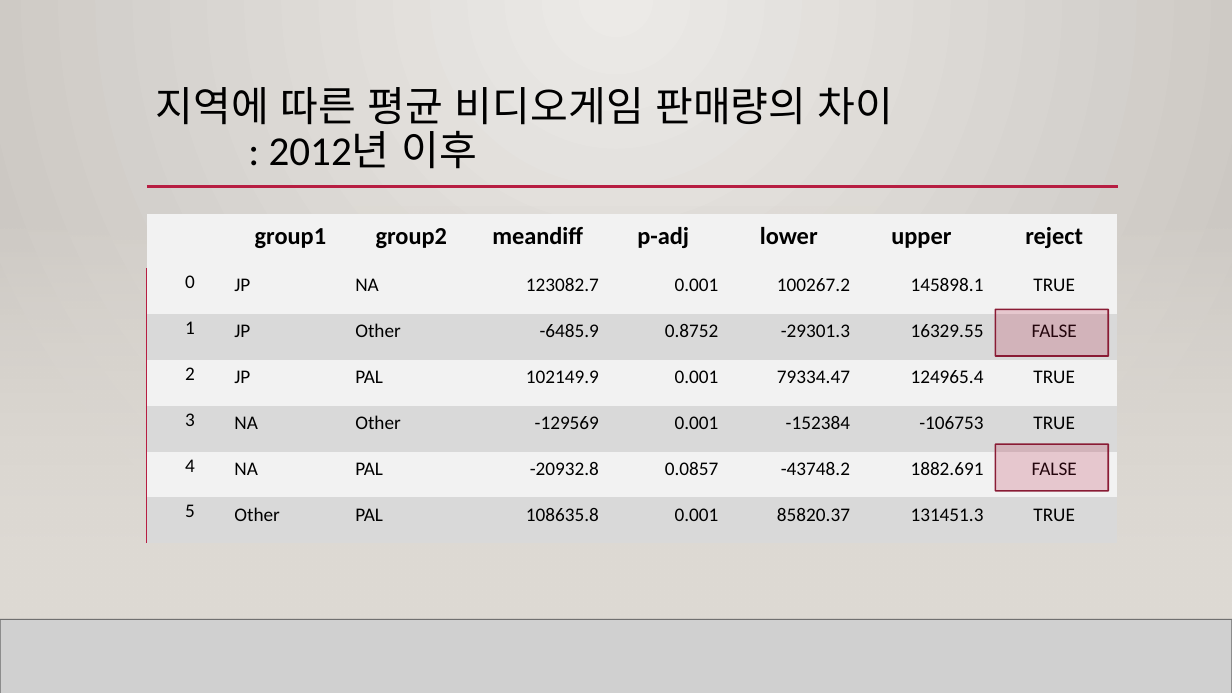
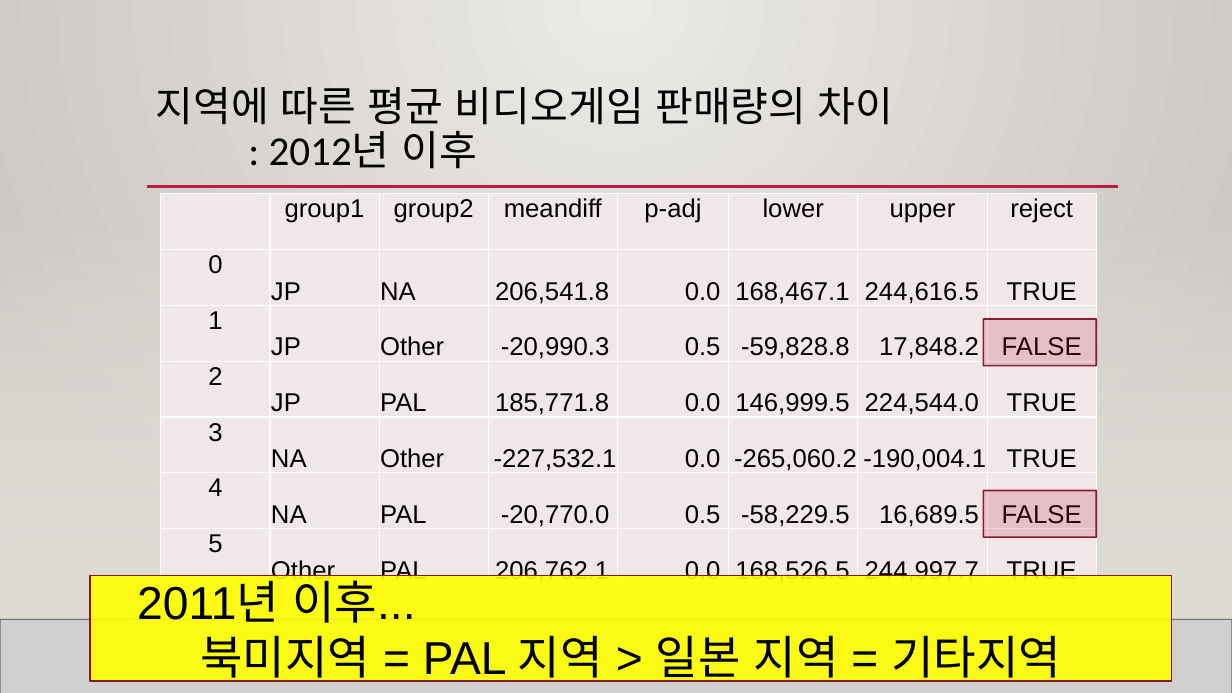
Before and after one commit to leeyeonjun85/AIB_Section_1_Project, a slide deck: slide 12 of Video Game Trend.pptx (slide 23 before the commit). Drawn at 1232x693 pixels with LibreOffice and Linux fonts; fonts in the diff are those of the drawing; grey boxes stand for pictures; background and template pictures are left out. Boxes give left, top, right and bottom in pixels: in the first picture for what was removed or moved away, otherwise in the second. Text is boxed around its words. In the diff, an @@ line names an element or a change of style, - is before the commit and + after.

```diff
--- a/Video Game Trend.pptx
+++ b/Video Game Trend.pptx
@@ table at [161, 194, 1096, 589] @@
-row 2: 0 | JP | NA | 123082.7 | 0.001 | 100267.2 | 145898.1 | TRUE
+row 2: 0 | JP | NA | 206,541.8 | 0.0 | 168,467.1 | 244,616.5 | TRUE
-row 3: 1 | JP | Other | -6485.9 | 0.8752 | -29301.3 | 16329.55 | FALSE
+row 3: 1 | JP | Other | -20,990.3 | 0.5 | -59,828.8 | 17,848.2 | FALSE
-row 4: 2 | JP | PAL | 102149.9 | 0.001 | 79334.47 | 124965.4 | TRUE
+row 4: 2 | JP | PAL | 185,771.8 | 0.0 | 146,999.5 | 224,544.0 | TRUE
-row 5: 3 | NA | Other | -129569 | 0.001 | -152384 | -106753 | TRUE
+row 5: 3 | NA | Other | -227,532.1 | 0.0 | -265,060.2 | -190,004.1 | TRUE
-row 6: 4 | NA | PAL | -20932.8 | 0.0857 | -43748.2 | 1882.691 | FALSE
+row 6: 4 | NA | PAL | -20,770.0 | 0.5 | -58,229.5 | 16,689.5 | FALSE
-row 7: 5 | Other | PAL | 108635.8 | 0.001 | 85820.37 | 131451.3 | TRUE
+row 7: 5 | Other | PAL | 206,762.1 | 0.0 | 168,526.5 | 244,997.7 | TRUE
@@ fill #F2F2F2 to #F3E8E9 in 32 cells @@
@@ fill #D9D9D9 to #F3E8E9 in 24 cells @@
@@ size 19 to 20 pt, bold off in "group1", "group2", "meandiff", "p-adj" and 3 more places @@
@@ font Calibri to Arial in "group1", "group2", "meandiff", "p-adj" and 27 more places @@
@@ size 15 to 20 pt in "0", "JP", "NA", "TRUE" and 20 more places @@
@@ borders changed @@
@@ table: place and size @@
-table at [147, 213, 1118, 543]
+table at [161, 194, 1096, 589]
@@ rectangle: place and size @@
-rectangle at [995, 310, 1108, 357]
+rectangle at [983, 319, 1096, 366]
@@ rectangle: place and size @@
-rectangle at [995, 445, 1108, 492]
+rectangle at [983, 491, 1096, 538]
@@ rectangle added at [90, 576, 1172, 681], fill #FFFF00 at 90% opacity, outline #871631 1.25 pt, 36 pt, text #000000 @@
+2011년 이후...
+북미지역 = PAL 지역 > 일본 지역 = 기타지역
```
Also in this commit, not shown: 20 other slides changed, 8 slides added, 24 slides removed, 54 other files.
